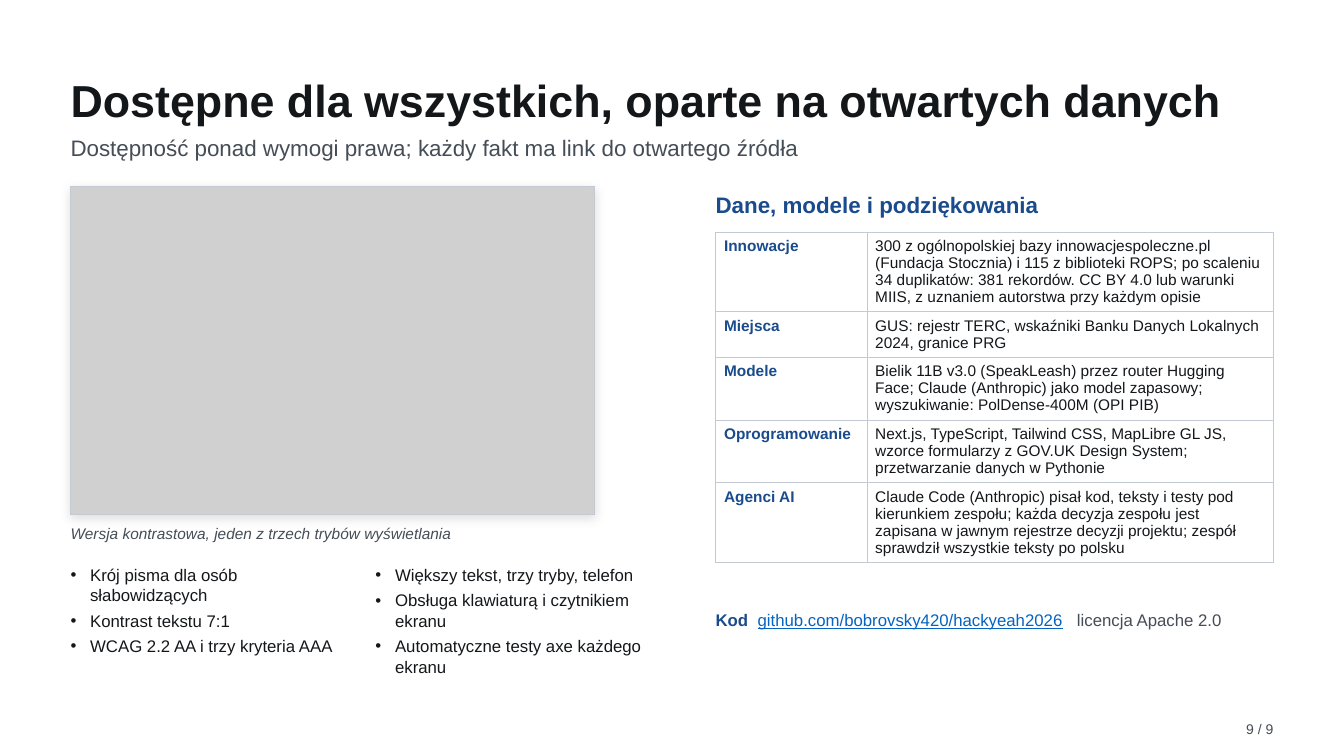
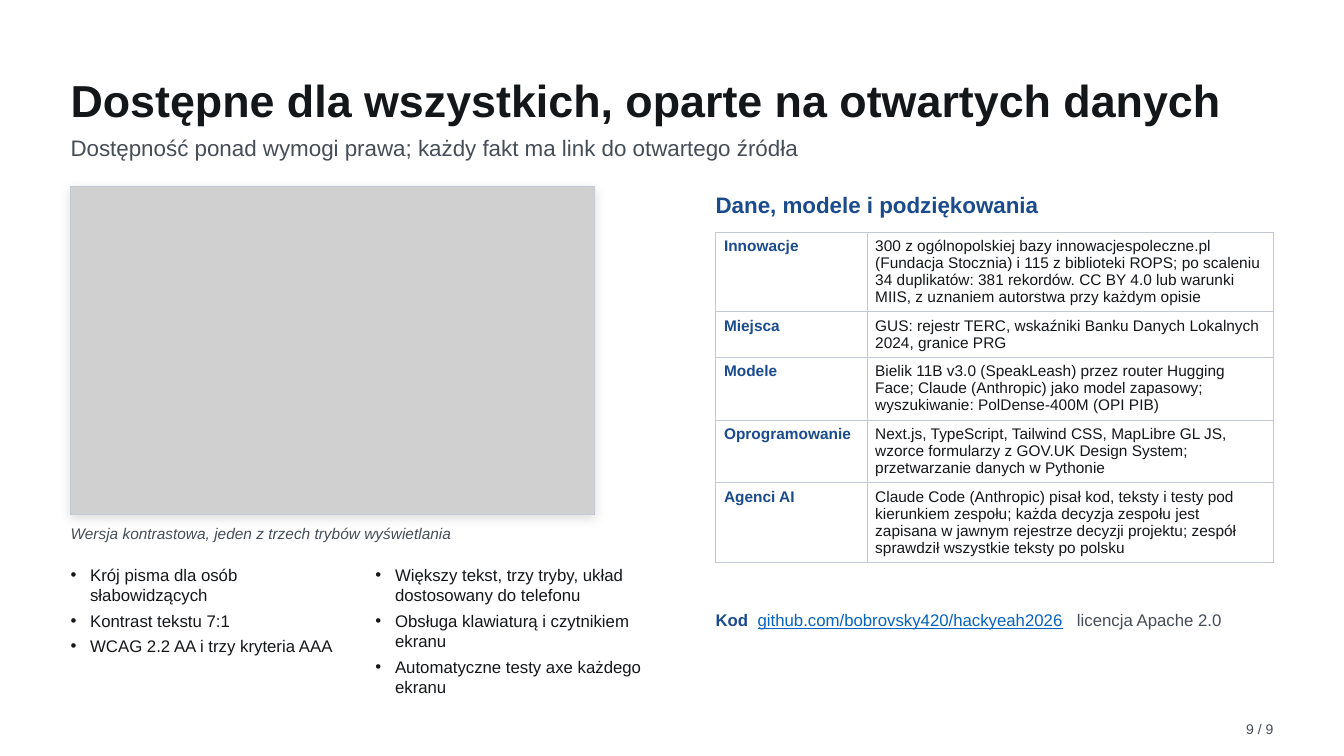
Before and after one commit to bobrovsky420/hackyeah2026, a slide deck: slide 9 of docs/presentation/presentation.pptx. Drawn at 1344x756 pixels with LibreOffice and Linux fonts; fonts in the diff are those of the drawing; grey boxes stand for pictures. Boxes give left, top, right and bottom in pixels: in the first picture for what was removed or moved away, otherwise in the second. Text is boxed around its words. In the diff, an @@ line names an element or a change of style, - is before the commit and + after.

Commit message:
Update presentation

```diff
--- a/docs/presentation/presentation.pptx
+++ b/docs/presentation/presentation.pptx
@@ text at [395,569,623,605]: text changed @@
-• Większy tekst, trzy tryby, telefon
+• Większy tekst, trzy tryby, układ dostosowany do telefonu
```
Also in this commit, not shown: 1 other file.
